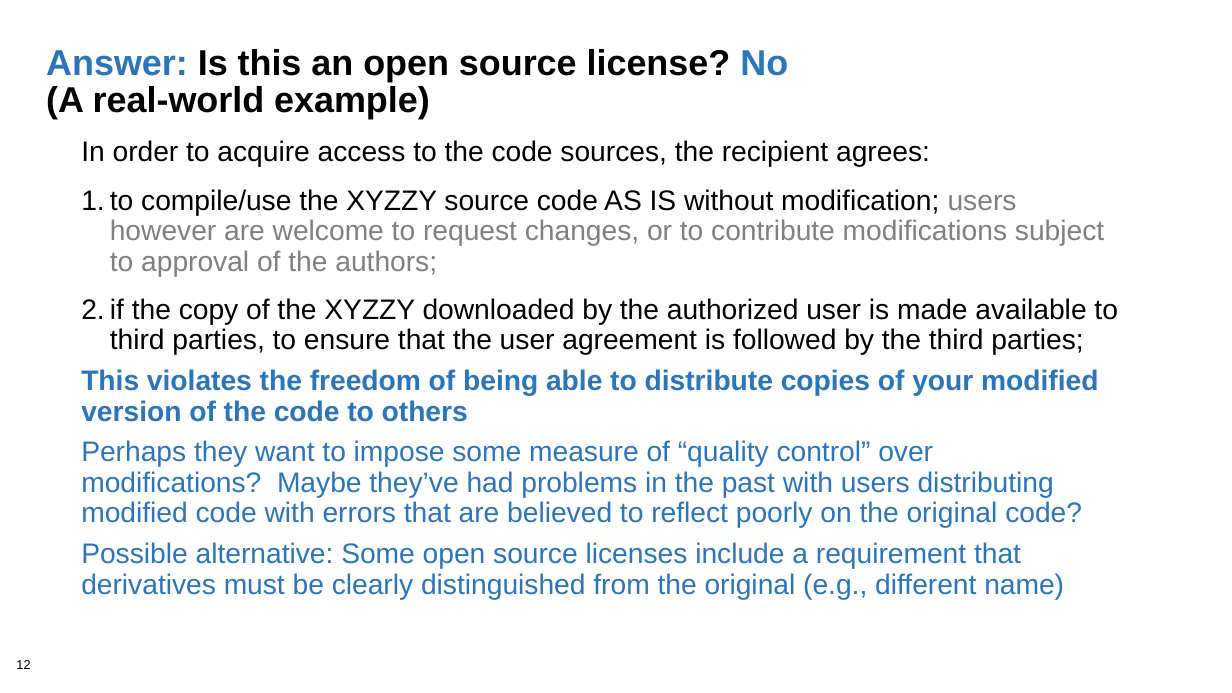
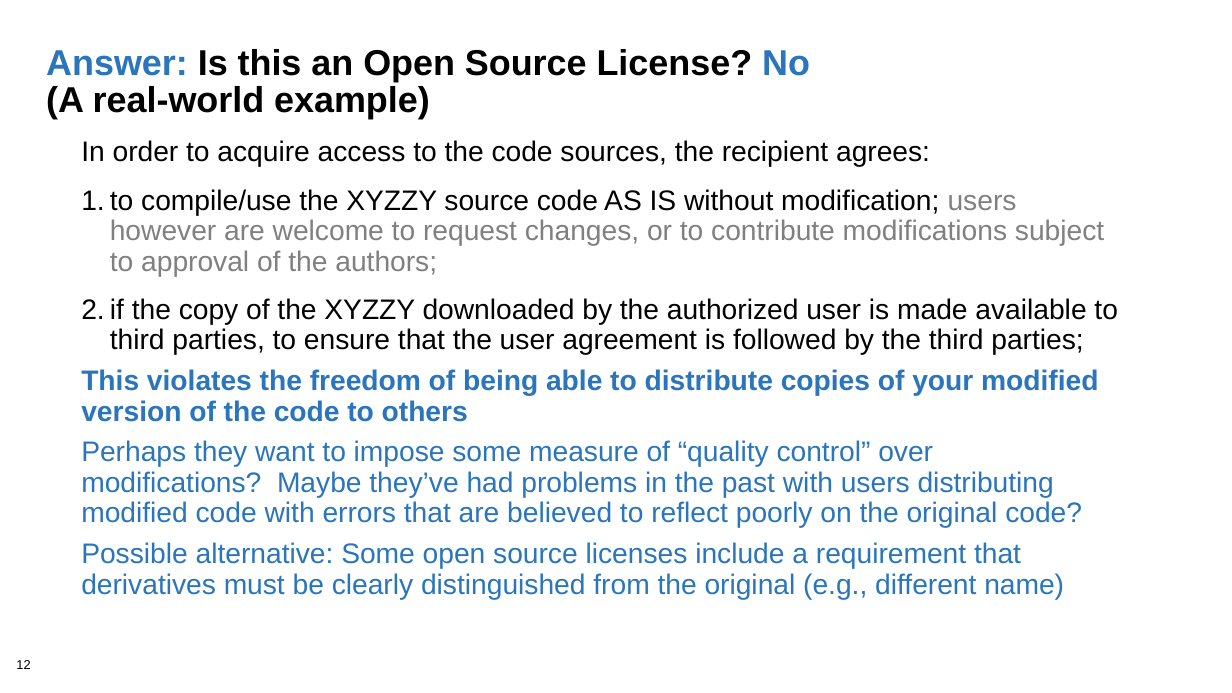
Before and after one commit to bssw-tutorial/presentations, a slide deck: slide 12 of licensing.pptx. Drawn at 1232x693 pixels with LibreOffice and Linux fonts; fonts in the diff are those of the drawing; background and template pictures are left out. Boxes give left, top, right and bottom in pixels: in the first picture for what was removed or moved away, otherwise in the second. Text is boxed around its words. In the diff, an @@ line names an element or a change of style, - is before the commit and + after.

```diff
--- a/licensing.pptx
+++ b/licensing.pptx
@@ title at box(46, 49, 810, 119): text changed @@
-Answer: Is this an open source license? No
-(A real-world example)
+Answer: Is this an Open Source License? No
+(A real-world example)
```
Also in this commit, not shown: 31 other slides changed.
